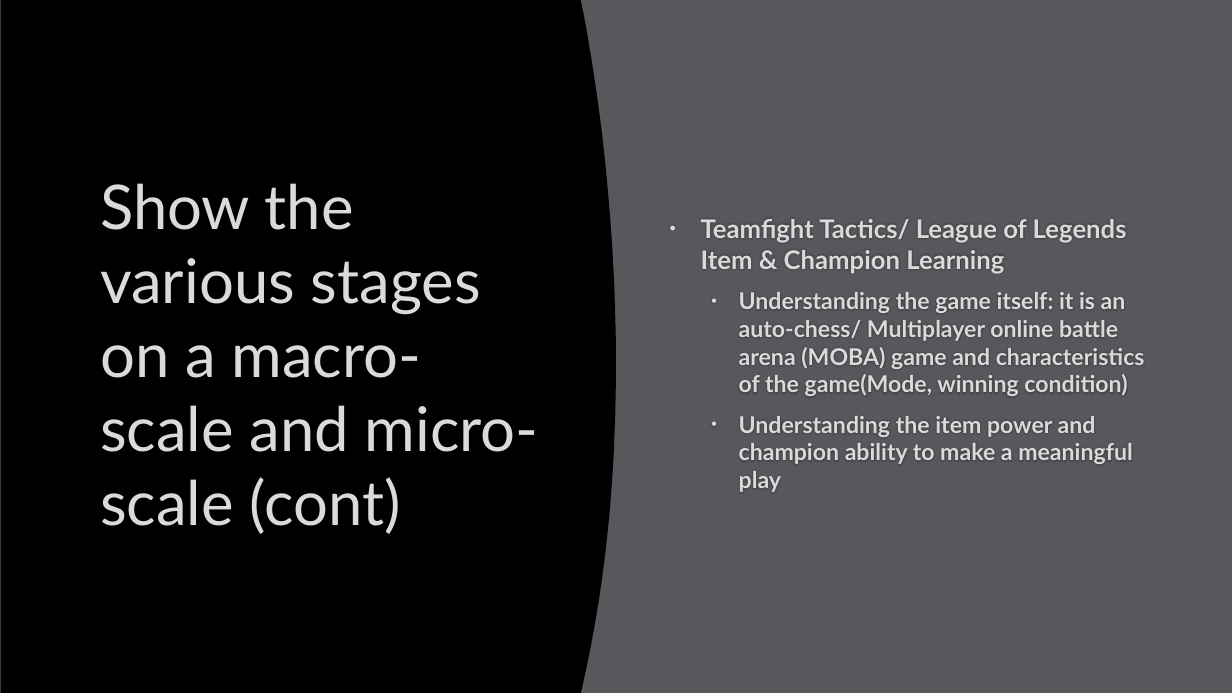
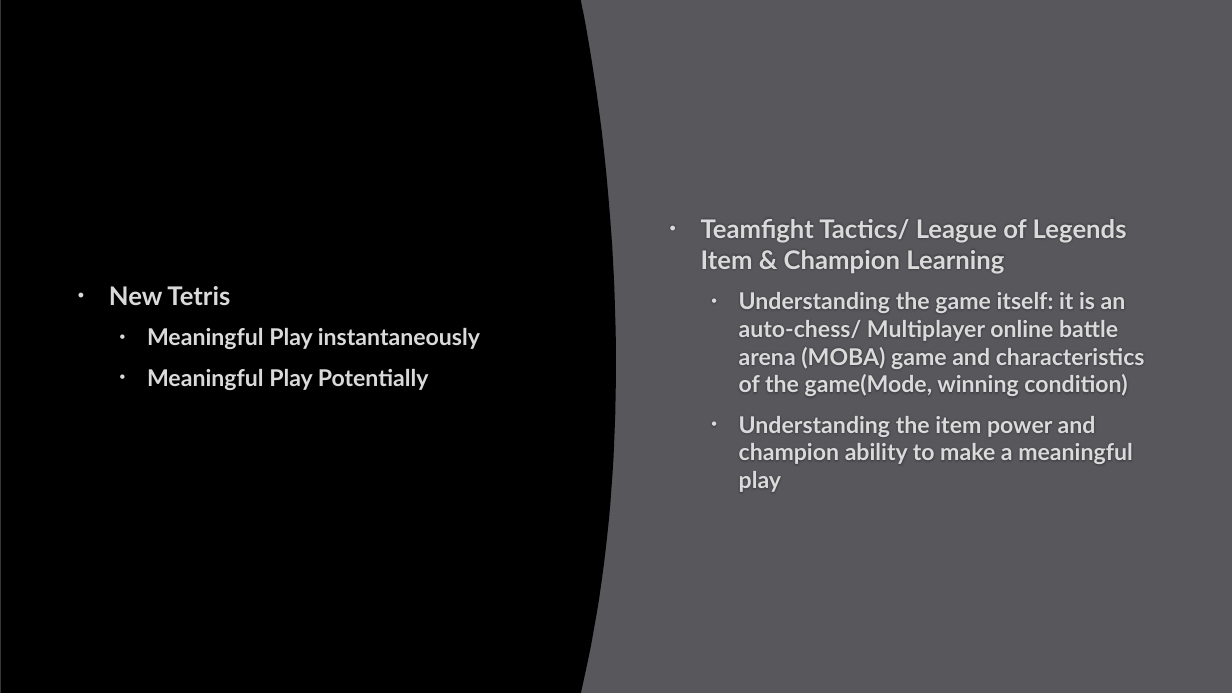
Before and after one commit to doveliyuchen/Final-Project, a slide deck: slide 5 of idea.pptx. Drawn at 1232x693 pixels with LibreOffice and Linux fonts; fonts in the diff are those of the drawing; background and template pictures are left out. Boxes give left, top, right and bottom in pixels: in the first picture for what was removed or moved away, otherwise in the second. Text is boxed around its words. In the diff, an @@ line names an element or a change of style, - is before the commit and + after.

```diff
--- a/idea.pptx
+++ b/idea.pptx
@@ text at [109, 286, 480, 390]: text changed; size 48 to 18 pt; bold on @@
-Show the various stages on a macro-scale and micro-scale (cont)
+• New Tetris
+  • Meaningful Play instantaneously
+  • Meaningful Play Potentially
```
